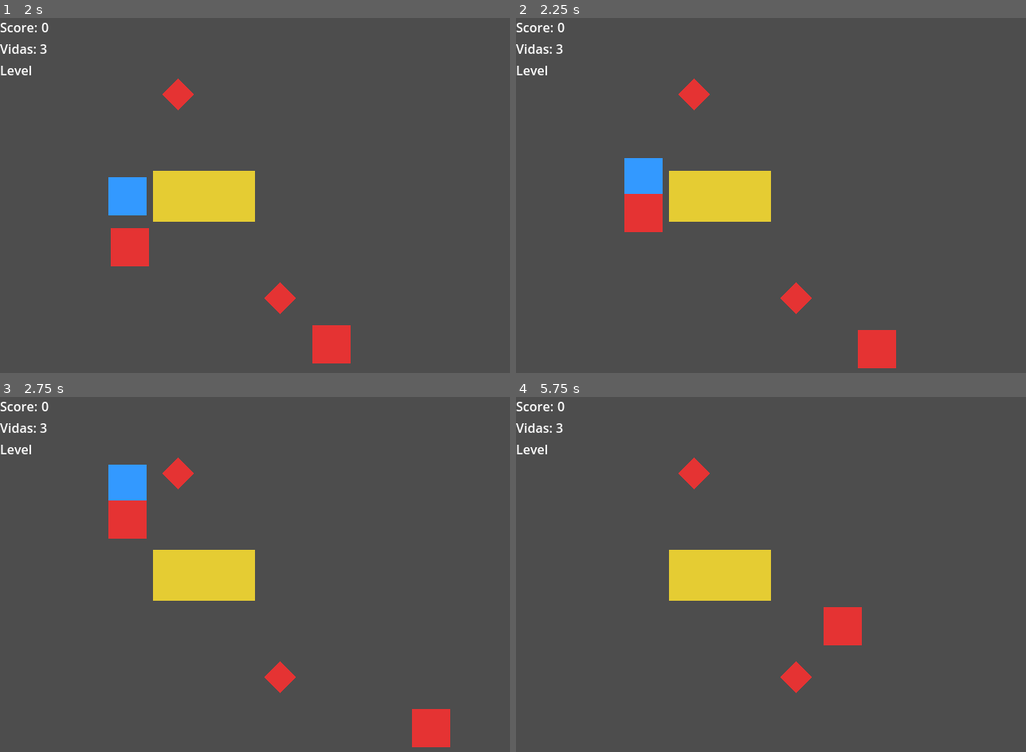
Above: before the commit, frames 1-4 (two rows, left to right).
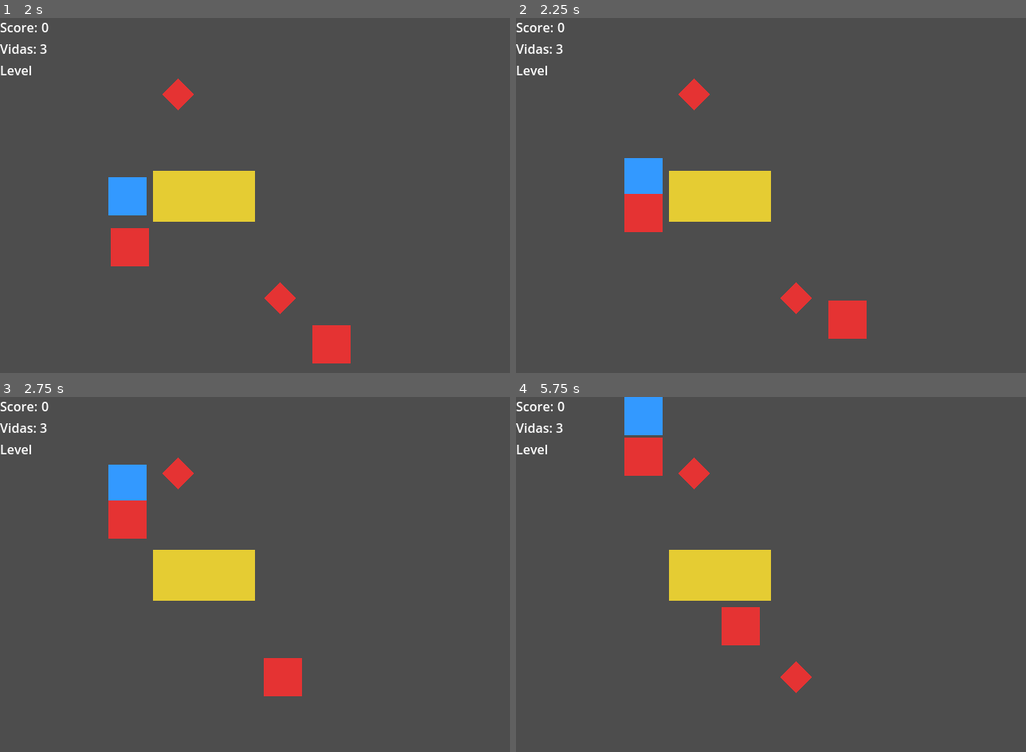
Above: after the commit, the same moments.

Repository: Luizzavala/godot-dontpull
Game: Godot game, scene res://scenes/core/MainMenu.tscn
Same seed, same stepped clock (60 frames per second), same inputs: the game is played once before the commit and once after it.
Inputs:
- Up to frame 1 (2 s): click "Iniciar" at 0.5 s; hold Right (ui_right) from 1.28 s (still down)
- Up to frame 2 (2.25 s): release Right (ui_right) at 2.03 s; hold Down (ui_down) from 2.03 s (still down)
- Up to frame 3 (2.75 s): keep holding Down (ui_down)
- Up to frame 4 (5.75 s): release Down (ui_down) at 2.78 s; hold Right (ui_right) 2.78-3.53 s; hold Up (ui_up) 3.53-4.28 s; hold Left (ui_left) from 4.28 s (still down)

Frame 1 is identical in both runs. In frame 2, 1.5% of the frame differs, in the area x 61-75%, y 79-99%; in frame 3, 1.3%; in frame 4, 3.2%, in the area x 21-68%, y 0-70%.

Commit message:
Add solid map limits enforcement

Diff:
--- a/scripts/core/Level.gd
+++ b/scripts/core/Level.gd
@@ -36,6 +36,7 @@
     var grid_size: Dictionary = _get_dictionary(data, "grid_size")
     var width: int = int(grid_size.get("width", Consts.GRID_WIDTH))
     var height: int = int(grid_size.get("height", Consts.GRID_HEIGHT))
+    GameHelpers.set_map_bounds(Rect2i(Vector2i.ZERO, Vector2i(width, height)))
     _populate_tile_map(width, height)
     _position_player(_get_dictionary(data, "player"))
     _spawn_entities(block_container, BlockScene, _get_array(data, "blocks"), Consts.BLOCK_START)
--- a/scripts/entities/Block.gd
+++ b/scripts/entities/Block.gd
@@ -36,6 +36,9 @@
     if current_state != Enums.BlockState.STATIC:
         return false
     var destination: Vector2 = target_position + Vector2(direction) * Consts.TILE_SIZE
+    var destination_grid: Vector2i = GameHelpers.world_to_grid(destination)
+    if not GameHelpers.is_within_bounds(destination_grid):
+        return false
     if GameHelpers.find_node_at_position("blocks", destination):
         return false
     _kill_registered = false
--- a/scripts/entities/Enemy.gd
+++ b/scripts/entities/Enemy.gd
@@ -73,6 +73,9 @@
 func _attempt_step(direction: Vector2i) -> bool:
     """Calcula un destino potencial y valida colisiones básicas."""
     var destination: Vector2 = target_position + Vector2(direction) * Consts.TILE_SIZE
+    var destination_grid: Vector2i = GameHelpers.world_to_grid(destination)
+    if not GameHelpers.is_within_bounds(destination_grid):
+        return false
     if GameHelpers.find_node_at_position("blocks", destination):
         return false
     target_position = destination
--- a/scripts/entities/Player.gd
+++ b/scripts/entities/Player.gd
@@ -60,6 +60,9 @@
     if direction == Vector2i.ZERO:
         return
     var destination: Vector2 = target_position + Vector2(direction) * Consts.TILE_SIZE
+    var destination_grid: Vector2i = GameHelpers.world_to_grid(destination)
+    if not GameHelpers.is_within_bounds(destination_grid):
+        return
     var block_node: Node = GameHelpers.find_node_at_position("blocks", destination)
     if block_node and block_node is Block:
         if (block_node as Block).request_slide(direction):
--- a/scripts/utils/helpers.gd
+++ b/scripts/utils/helpers.gd
@@ -4,6 +4,7 @@
 
 const Consts = preload("res://scripts/utils/constants.gd")
 
+static var _map_bounds: Rect2i = Rect2i(Vector2i.ZERO, Vector2i(Consts.GRID_WIDTH, Consts.GRID_HEIGHT))
 
 static func grid_to_world(grid_position: Vector2i) -> Vector2:
     """Convierte una posición de grid a coordenadas globales."""
@@ -39,3 +40,18 @@
 static func get_tree() -> SceneTree:
     """Permite acceder al árbol de escenas desde un contexto estático."""
     return Engine.get_main_loop() as SceneTree
+
+
+static func set_map_bounds(bounds: Rect2i) -> void:
+    """Define los límites actuales del grid disponible para el nivel."""
+    _map_bounds = bounds
+
+
+static func get_map_bounds() -> Rect2i:
+    """Devuelve el rectángulo de límites configurado para el mapa."""
+    return _map_bounds
+
+
+static func is_within_bounds(grid_position: Vector2i) -> bool:
+    """Indica si la posición en grid se encuentra dentro de los límites actuales."""
+    return _map_bounds.has_point(grid_position)
--- /dev/null
+++ b/tests/integration/sandbox_map_limits.gd
@@ -0,0 +1,27 @@
+## SandboxMapLimits configura un grid pequeño para visualizar los bordes del mapa.
+extends Node2D
+
+const GameHelpers = preload("res://scripts/utils/helpers.gd")
+
+@export var grid_size: Vector2i = Vector2i(5, 5)
+@onready var tile_map: TileMap = %GroundTileMap
+@onready var player: Player = %Player
+@onready var block: Block = %Block
+@onready var enemy: Enemy = %Enemy
+
+func _ready() -> void:
+    """Prepara un tablero compacto con posiciones iniciales seguras."""
+    GameHelpers.set_map_bounds(Rect2i(Vector2i.ZERO, grid_size))
+    _populate_tile_map()
+    player.global_position = GameHelpers.grid_to_world(Vector2i(1, 1))
+    player.target_position = player.global_position
+    block.global_position = GameHelpers.grid_to_world(Vector2i(grid_size.x - 2, 1))
+    block.target_position = block.global_position
+    enemy.global_position = GameHelpers.grid_to_world(Vector2i(1, grid_size.y - 2))
+    enemy.target_position = enemy.global_position
+
+func _populate_tile_map() -> void:
+    tile_map.clear()
+    for x in range(grid_size.x):
+        for y in range(grid_size.y):
+            tile_map.set_cell(0, Vector2i(x, y), 0, Vector2i.ZERO)
--- /dev/null
+++ b/tests/integration/sandbox_map_limits.tscn
@@ -0,0 +1,44 @@
+[gd_scene load_steps=6 format=3]
+
+[ext_resource type="Script" path="res://tests/integration/sandbox_map_limits.gd" id="1"]
+[ext_resource type="PackedScene" path="res://scenes/entities/Player.tscn" id="2"]
+[ext_resource type="PackedScene" path="res://scenes/entities/Block.tscn" id="3"]
+[ext_resource type="PackedScene" path="res://scenes/entities/Enemy.tscn" id="4"]
+
+[sub_resource type="Image" id="1"]
+data = {
+"data": PackedByteArray(255, 255, 255, 255),
+"format": "RGBA8",
+"height": 1,
+"mipmaps": false,
+"width": 1
+}
+
+[sub_resource type="ImageTexture" id="2"]
+image = SubResource("1")
+size = Vector2i(1, 1)
+
+[sub_resource type="TileSetAtlasSource" id="3"]
+texture = SubResource("2")
+texture_region_size = Vector2i(64, 64)
+0/0/size = Vector2i(1, 1)
+
+[sub_resource type="TileSet" id="4"]
+tile_size = Vector2i(64, 64)
+sources = {0: SubResource("3")}
+
+[node name="SandboxMapLimits" type="Node2D"]
+script = ExtResource("1")
+
+[node name="GroundTileMap" type="TileMap" parent="."]
+unique_name_in_owner = true
+tile_set = SubResource("4")
+
+[node name="Player" parent="." instance=ExtResource("2")]
+unique_name_in_owner = true
+
+[node name="Block" parent="." instance=ExtResource("3")]
+unique_name_in_owner = true
+
+[node name="Enemy" parent="." instance=ExtResource("4")]
+unique_name_in_owner = true
--- /dev/null
+++ b/tests/unit/test_map_limits.gd
@@ -0,0 +1,77 @@
+## TestMapLimits garantiza que jugador, bloques y enemigos respeten los bordes del mapa.
+extends Node
+
+const PlayerScene: PackedScene = preload("res://scenes/entities/Player.tscn")
+const BlockScene: PackedScene = preload("res://scenes/entities/Block.tscn")
+const EnemyScene: PackedScene = preload("res://scenes/entities/Enemy.tscn")
+const Enums = preload("res://scripts/utils/enums.gd")
+const GameHelpers = preload("res://scripts/utils/helpers.gd")
+
+func run_tests() -> Array:
+    """Ejecuta todas las verificaciones relacionadas con los límites del mapa."""
+    return [
+        _test_player_cannot_exit_bounds(),
+        _test_block_cannot_slide_outside_bounds(),
+        _test_enemy_respects_bounds(),
+    ]
+
+func _test_player_cannot_exit_bounds() -> Dictionary:
+    var previous_bounds: Rect2i = GameHelpers.get_map_bounds()
+    var bounds := Rect2i(Vector2i.ZERO, Vector2i(2, 2))
+    GameHelpers.set_map_bounds(bounds)
+    var player: Player = PlayerScene.instantiate()
+    add_child(player)
+    var start_grid := Vector2i.ZERO
+    var start_world: Vector2 = GameHelpers.grid_to_world(start_grid)
+    player.global_position = start_world
+    player.target_position = start_world
+    player.state = Enums.PlayerState.IDLE
+    player._try_start_move(Vector2i.LEFT)
+    var result := {
+        "name": "El jugador no puede abandonar el grid por la izquierda",
+        "passed": player.target_position.is_equal_approx(start_world)
+            and player.state == Enums.PlayerState.IDLE,
+    }
+    player.queue_free()
+    GameHelpers.set_map_bounds(previous_bounds)
+    return result
+
+func _test_block_cannot_slide_outside_bounds() -> Dictionary:
+    var previous_bounds: Rect2i = GameHelpers.get_map_bounds()
+    var bounds := Rect2i(Vector2i.ZERO, Vector2i(2, 2))
+    GameHelpers.set_map_bounds(bounds)
+    var block: Block = BlockScene.instantiate()
+    add_child(block)
+    var start_grid := Vector2i(1, 0)
+    var start_world: Vector2 = GameHelpers.grid_to_world(start_grid)
+    block.global_position = start_world
+    block.target_position = start_world
+    var slide_started := block.request_slide(Vector2i.RIGHT)
+    var result := {
+        "name": "El bloque no se desliza fuera de los límites",
+        "passed": not slide_started
+            and block.target_position.is_equal_approx(start_world),
+    }
+    block.queue_free()
+    GameHelpers.set_map_bounds(previous_bounds)
+    return result
+
+func _test_enemy_respects_bounds() -> Dictionary:
+    var previous_bounds: Rect2i = GameHelpers.get_map_bounds()
+    var bounds := Rect2i(Vector2i.ZERO, Vector2i(2, 2))
+    GameHelpers.set_map_bounds(bounds)
+    var enemy: Enemy = EnemyScene.instantiate()
+    add_child(enemy)
+    var start_grid := Vector2i(1, 1)
+    var start_world: Vector2 = GameHelpers.grid_to_world(start_grid)
+    enemy.global_position = start_world
+    enemy.target_position = start_world
+    var step_allowed := enemy._attempt_step(Vector2i.RIGHT)
+    var result := {
+        "name": "El enemigo evita avanzar fuera del mapa",
+        "passed": not step_allowed
+            and enemy.target_position.is_equal_approx(start_world),
+    }
+    enemy.queue_free()
+    GameHelpers.set_map_bounds(previous_bounds)
+    return result
Not shown, changed: README.md
